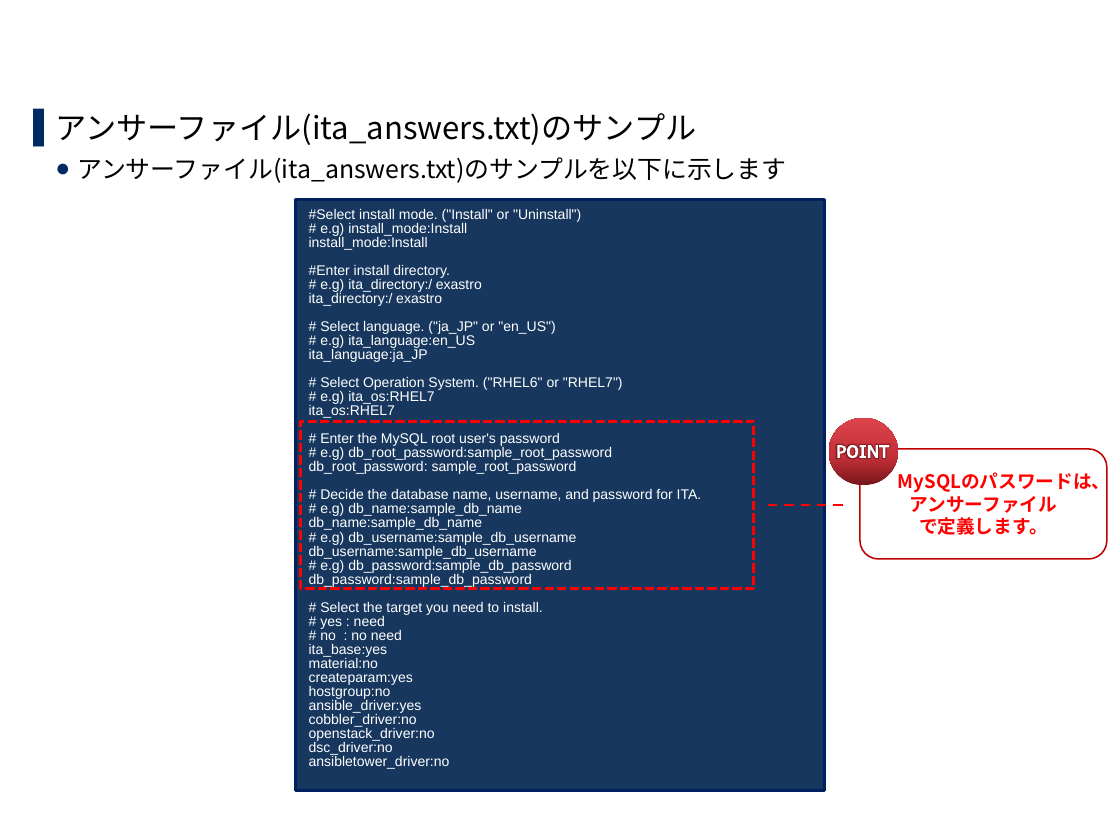
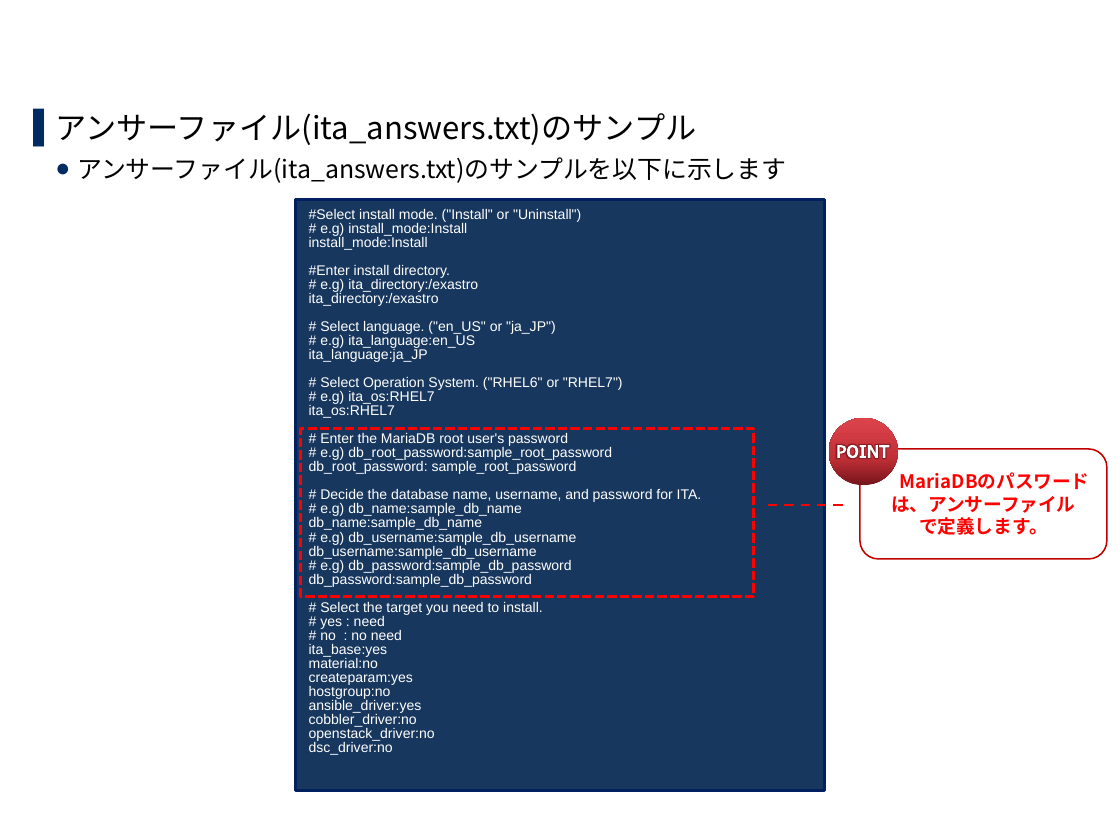
Before and after one commit to exastro-suite/it-automation-docs, a slide deck: slide 17 of asset/Learn_ja/ITA-online-install_ja.pptx. Drawn at 1120x840 pixels with LibreOffice and Linux fonts; fonts in the diff are those of the drawing; background and template pictures are left out. Boxes give left, top, right and bottom in pixels: in the first picture for what was removed or moved away, otherwise in the second. Text is boxed around its words. In the diff, an @@ line names an element or a change of style, - is before the commit and + after.

```diff
--- a/asset/Learn_ja/ITA-online-install_ja.pptx
+++ b/asset/Learn_ja/ITA-online-install_ja.pptx
@@ text in rectangle at (309, 279, 556, 334): text changed @@
-# e.g) ita_directory:/ exastro
-ita_directory:/ exastro
-# Select language. ("ja_JP" or "en_US")
+# e.g) ita_directory:/exastro
+ita_directory:/exastro
+# Select language. ("en_US" or "ja_JP")
@@ rectangle: place and size @@
-rectangle at (301, 421, 755, 589)
+rectangle at (301, 429, 755, 597)
@@ text in rectangle at (320, 433, 568, 446): text changed @@
-# Enter the MySQL root user's password
+# Enter the MariaDB root user's password
@@ text in rounded rectangle at (891, 496, 1076, 513): text changed @@
-MySQLのパスワードは、アンサーファイル
+MariaDBのパスワードは、アンサーファイル
@@ text in rectangle at (309, 756, 450, 769): paragraph removed @@
-ansibletower_driver:no
```
Also in this commit, not shown: 7 other slides changed.
